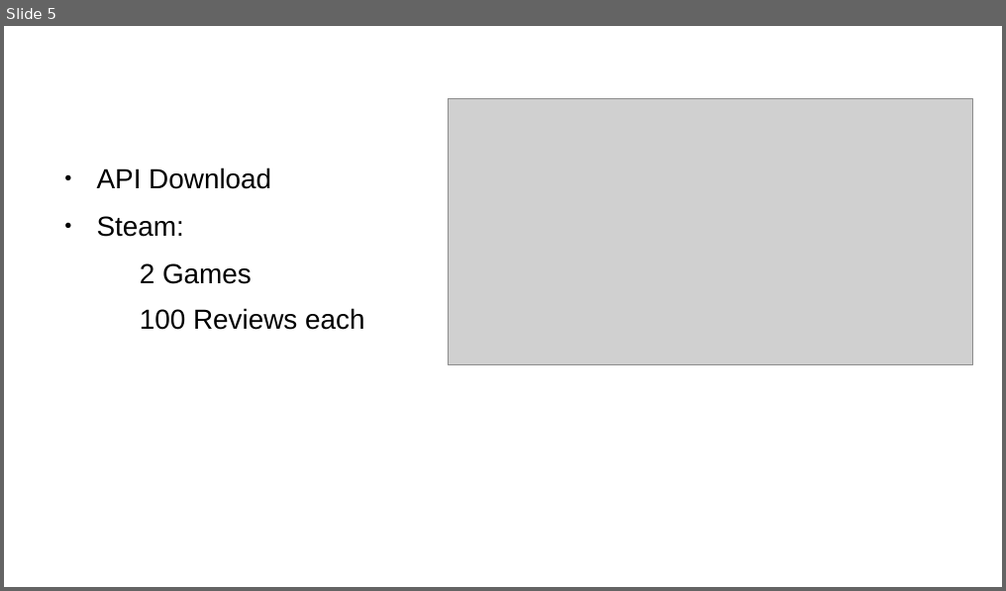
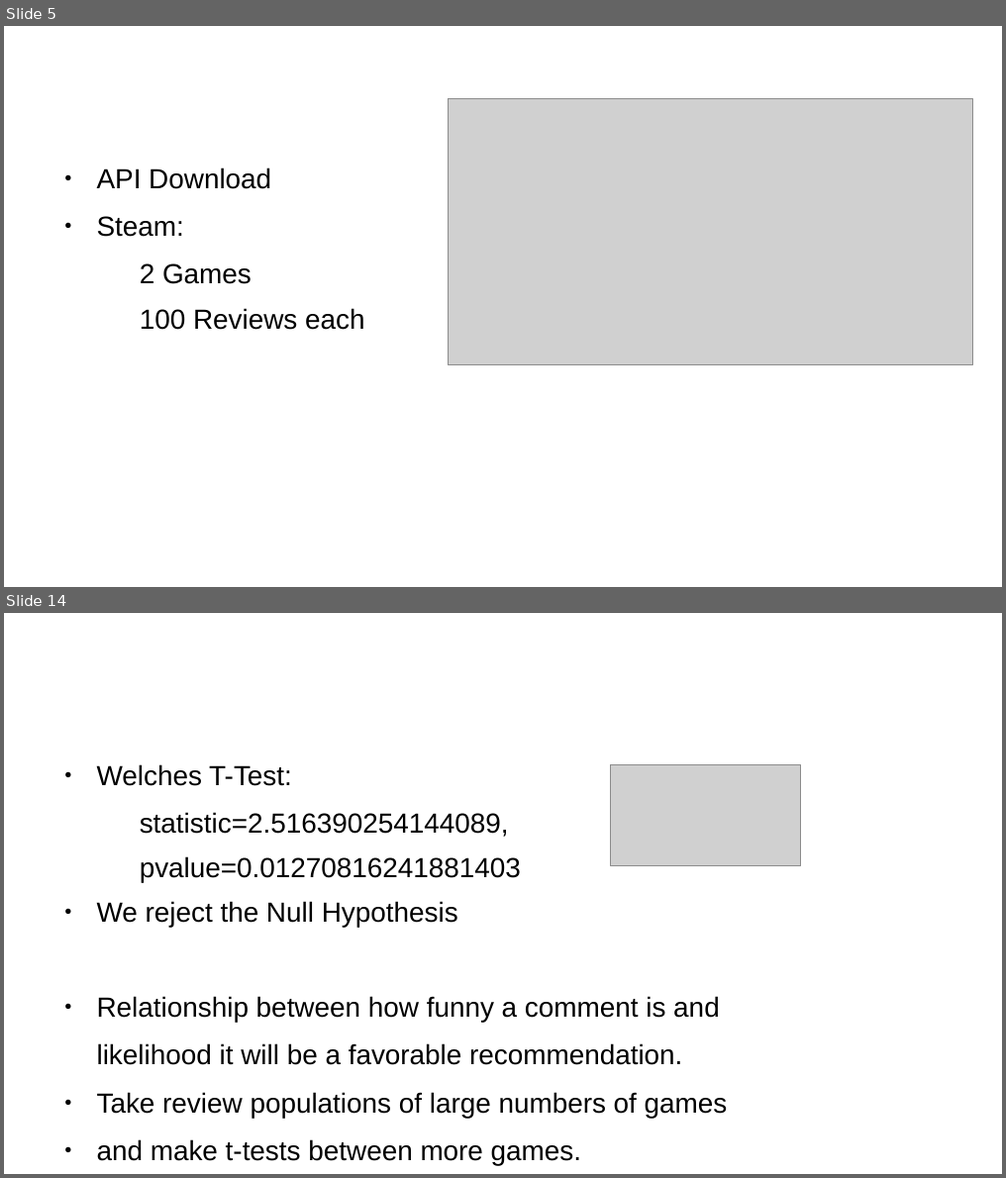
Before and after one commit to gr8willi35/DSI-CS1, a slide deck: cap1_pwrpt.odp. Shown one above the other, each under a label of ours: slide 5 before the commit, slides 5 and 14 after it; the slides between them are not shown. The pictures are 1006x591 and 1006x1178 pixels, drawn with LibreOffice and Linux fonts; fonts in the diff are those of the drawing; grey boxes stand for pictures; background and template pictures are left out. Boxes give left, top, right and bottom in pixels: in the first picture for what was removed or moved away, otherwise in the second. Text is boxed around its words. In the diff, an @@ line names an element or a change of style, - is before the commit and + after.

```diff
--- a/cap1_pwrpt.odp
+++ b/cap1_pwrpt.odp
@@ slide 14 added at (4,613,1002,1174), background #FFFFFF @@
@@ title added at (54,635,749,727), 35.7 pt, text #FFFFFF @@
+Conclusions & Continued Work
@@ text added at (97,764,728,1161), 22 pt, text #000000 @@
+● Welches T-Test:
+  statistic=2.516390254144089,
+  pvalue=0.01270816241881403
+● We reject the Null Hypothesis
+● Relationship between how funny a comment is and
+likelihood it will be a favorable recommendation.
+● Take review populations of large numbers of games
+● and make t-tests between more games.
@@ picture added at (611,765,801,866) @@
```
Also in this commit, not shown: 1 slide changed, 7 other slides added, 1 slide removed, 8 other files.
